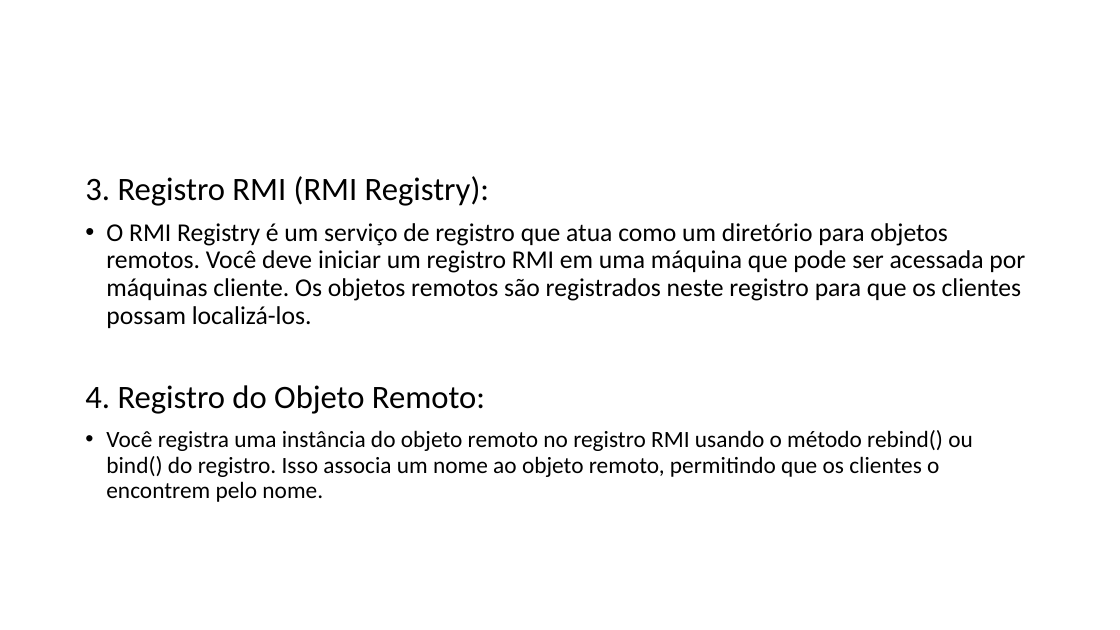
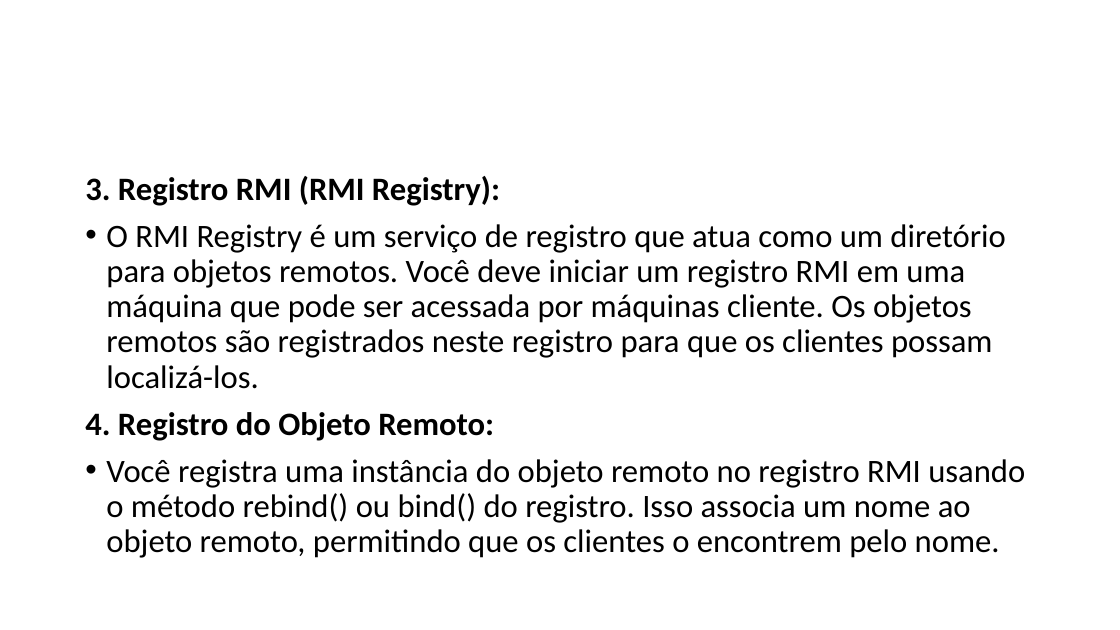
Before and after one commit to NocctisCaelus/PoC_Kaka, a slide deck: slide 5 of Apresentação.pptx. Drawn at 1120x630 pixels with LibreOffice and Linux fonts; fonts in the diff are those of the drawing. Boxes give left, top, right and bottom in pixels: in the first picture for what was removed or moved away, otherwise in the second. Text is boxed around its words. In the diff, an @@ line names an element or a change of style, - is before the commit and + after.

```diff
--- a/Apresentação.pptx
+++ b/Apresentação.pptx
@@ text "3. Registro RMI (RMI Registry):" at (85,176,1025,558): bold on in "3. Registro RMI (RMI Registry):", "4. Registro do Objeto Remoto:"; size 22 to 28 pt in "O RMI Registry é um serviço de ..."; size 20 to 28 pt in "Você registra uma instância do objeto remoto ..." @@
```
Also in this commit, not shown: 7 other slides changed, 4 slides added, 4 slides removed.
